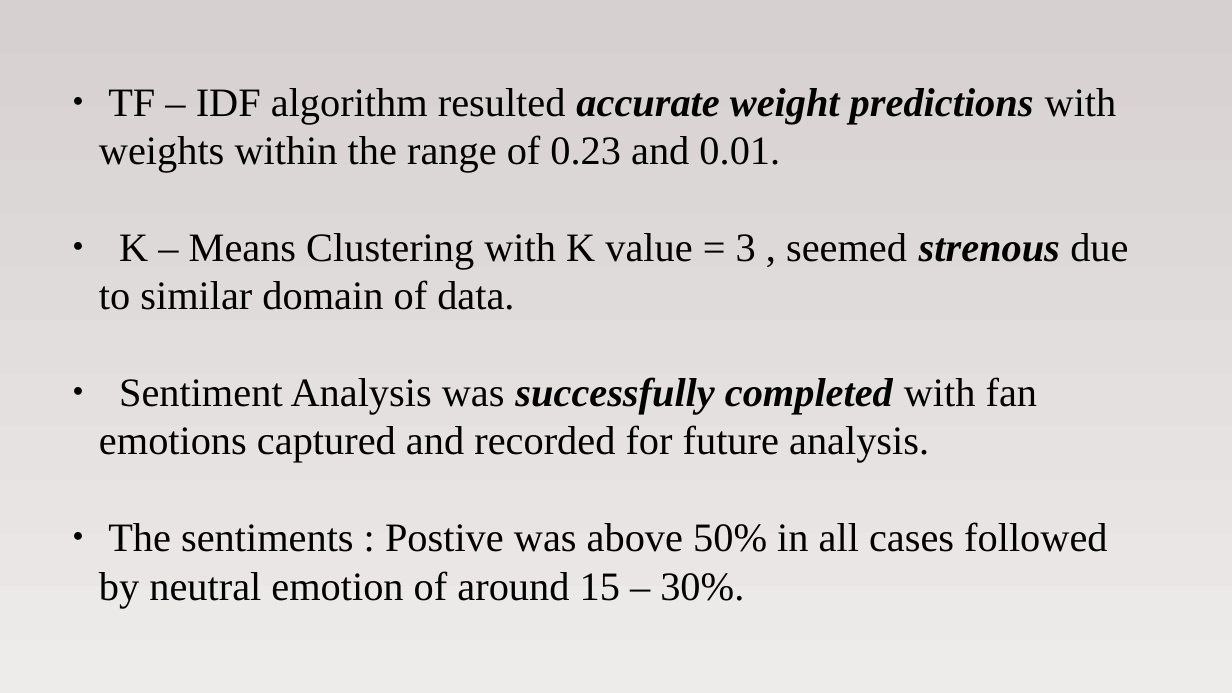
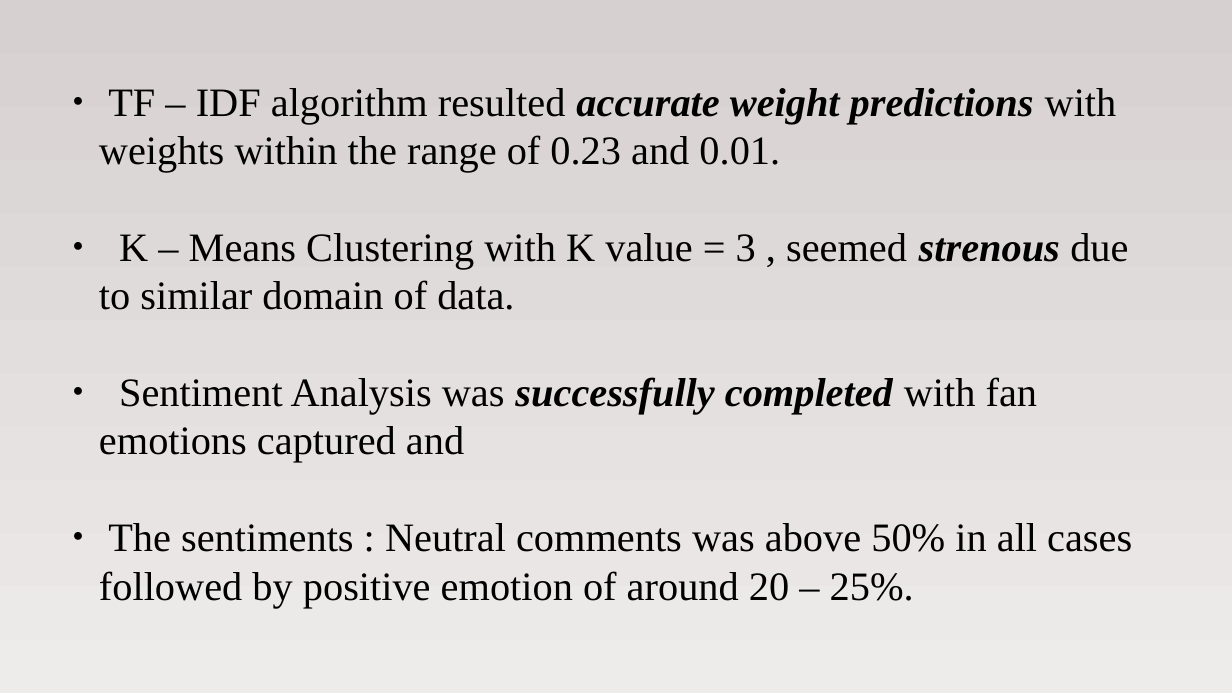
Before and after one commit to alfinwilliam/Sports-Match-Analysis-using-Social-Media-Mining, a slide deck: slide 26 of docs/projectppt.odp (slide 28 before the commit). Drawn at 1232x693 pixels with LibreOffice and Linux fonts; fonts in the diff are those of the drawing. Boxes give left, top, right and bottom in pixels: in the first picture for what was removed or moved away, otherwise in the second. Text is boxed around its words. In the diff, an @@ line names an element or a change of style, - is before the commit and + after.

```diff
--- a/docs/projectppt.odp
+++ b/docs/projectppt.odp
@@ text at (99, 377, 1132, 608): text changed @@
-● Sentiment Analysis was successfully completed with fan emotions captured and recorded for future analysis.
-● The sentiments : Postive was above 50% in all cases followed by neutral emotion of around 15 – 30%.
+● Sentiment Analysis was successfully completed with fan emotions captured and
+● The sentiments : Neutral comments was above 50% in all cases followed by positive emotion of around 20 – 25%.
```
Also in this commit, not shown: 2 other slides changed, 1 slide added, 3 slides removed, 13 other files.
